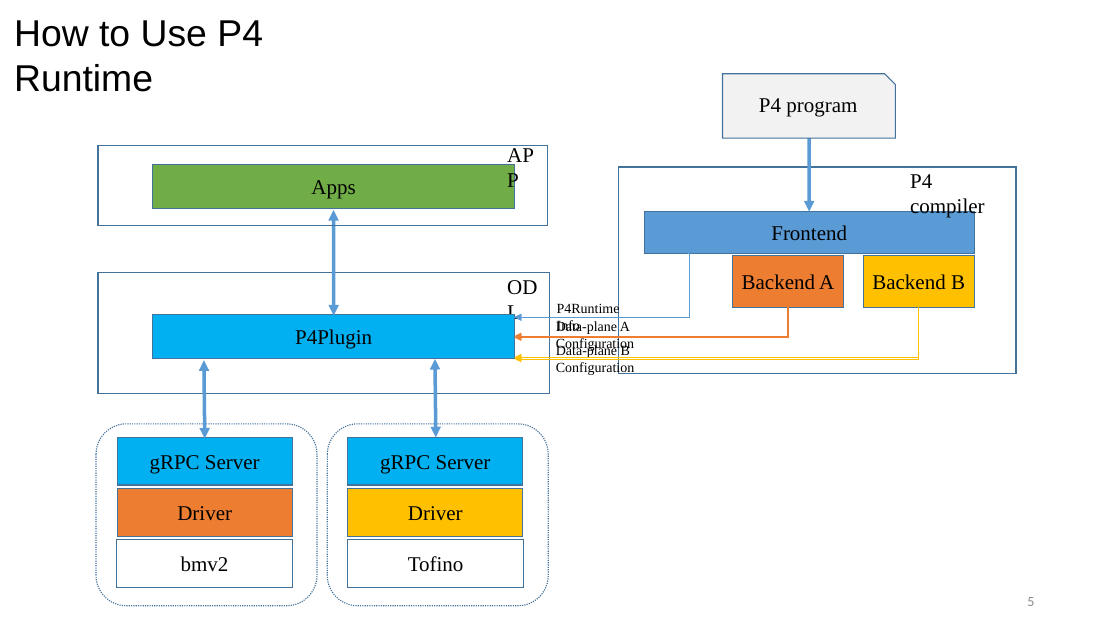
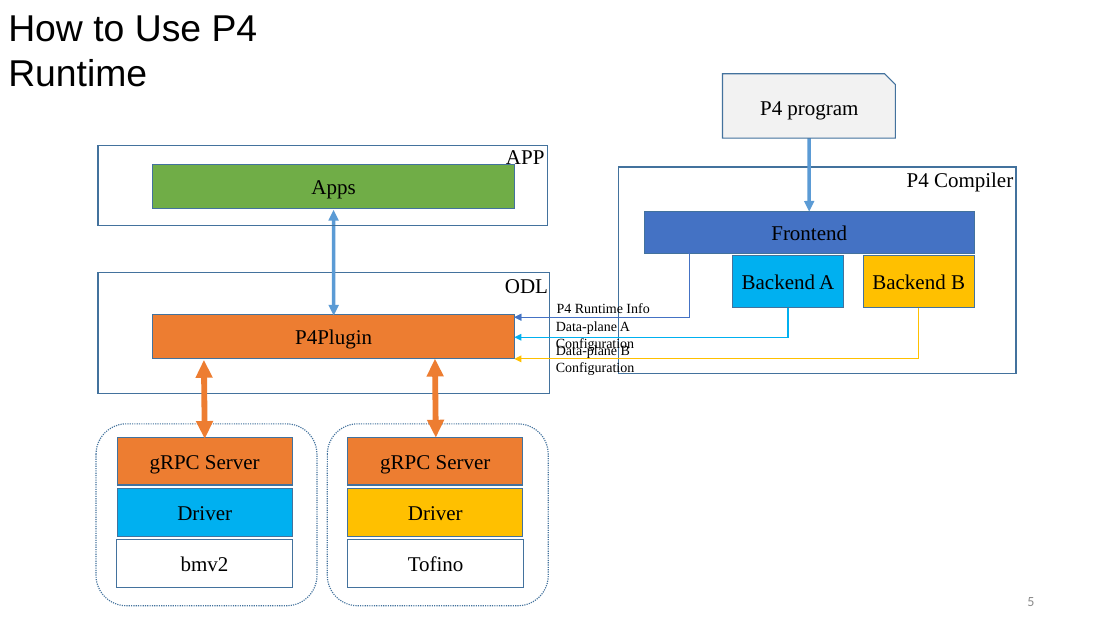
Before and after one commit to dingrui37/resources, a slide deck: slide 5 of ODL+P4 GNTC.pptx. Drawn at 1120x630 pixels with LibreOffice and Linux fonts; fonts in the diff are those of the drawing; background and template pictures are left out. Boxes give left, top, right and bottom in pixels: in the first picture for what was removed or moved away, otherwise in the second. Text is boxed around its words. In the diff, an @@ line names an element or a change of style, - is before the commit and + after.

```diff
--- a/ODL+P4 GNTC.pptx
+++ b/ODL+P4 GNTC.pptx
@@ text "How to Use P4 Runtime": place and size @@
-text "How to Use P4 Runtime" at (14,20,263,92)
+text "How to Use P4 Runtime" at (8,15,258,87)
@@ text "APP" rewrapped from (499,138,549,171) to (506,150,544,169) @@
@@ text at (907,172,1013,191): text changed @@
-P4 compiler
+P4 Compiler
@@ rectangle "Frontend" at (644,212,975,254): fill #5B9BD5 to #4472C4 @@
@@ text "ODL" rewrapped from (499,269,551,302) to (505,279,548,294) @@
@@ elbow arrow (689, 254) - (514, 318): stroke #5B9BD5 1 pt to #4472C4 1 pt @@
@@ rectangle "Backend A" at (733,256,844,308): fill #ED7D31 to #00B0F0 @@
@@ elbow arrow (919, 308) - (514, 359): stroke #FFC000 0.5 pt to #FFC000 1 pt @@
@@ elbow arrow (788, 308) - (514, 338): stroke #ED7D31 1 pt to #00B0F0 1 pt; route changed @@
@@ elbow arrow removed from (788, 308) to (514, 338) @@
@@ elbow arrow removed from (919, 307) to (514, 357) @@
@@ text at (557,302,649,316): spaces changed @@
-P4Runtime Info
+P4 Runtime Info
@@ double arrow (436, 438) - (435, 359): stroke #5B9BD5 3 pt to #ED7D31 5 pt @@
@@ double arrow (205, 439) - (204, 360): stroke #5B9BD5 3 pt to #ED7D31 5 pt @@
@@ fill #00B0F0 to #ED7D31 in 3 elements at (153,314,515,359), (348,438,523,486), (118,438,292,486) @@
@@ rectangle "Driver" at (118,489,292,537): fill #ED7D31 to #00B0F0 @@
```
Also in this commit, not shown: 9 other slides changed, 12 slides added, 1 slide removed.
